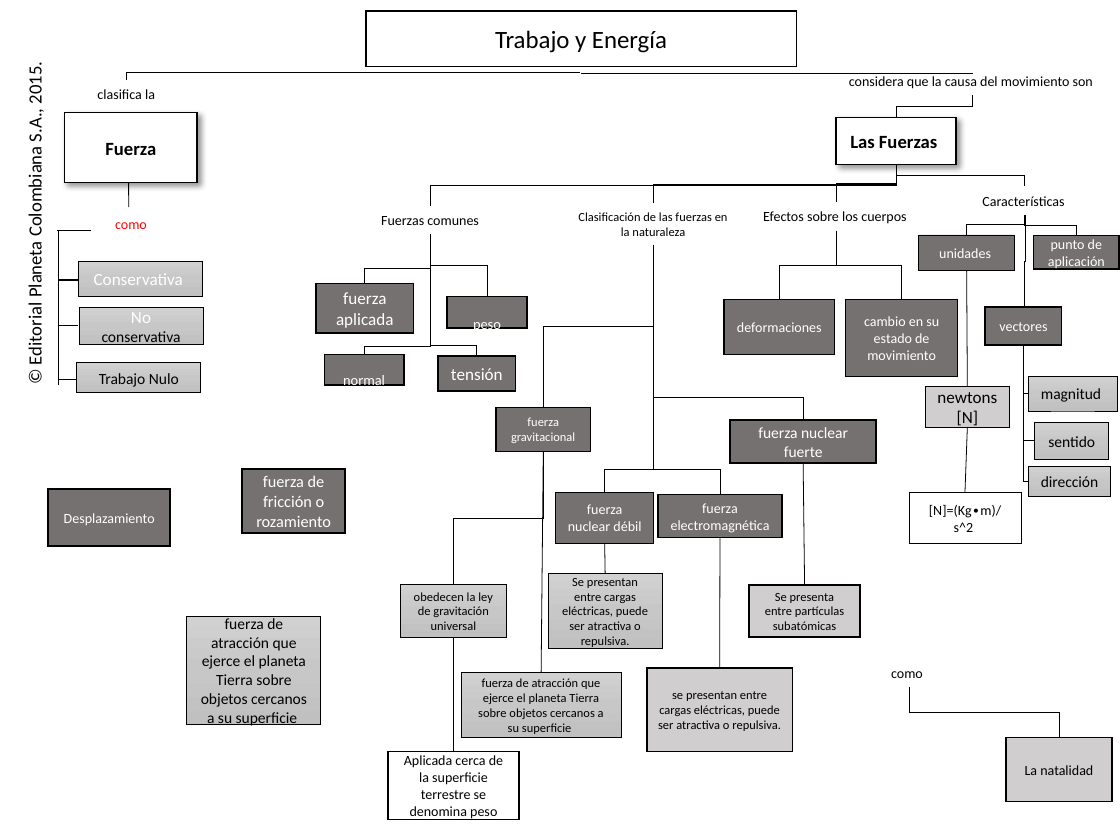
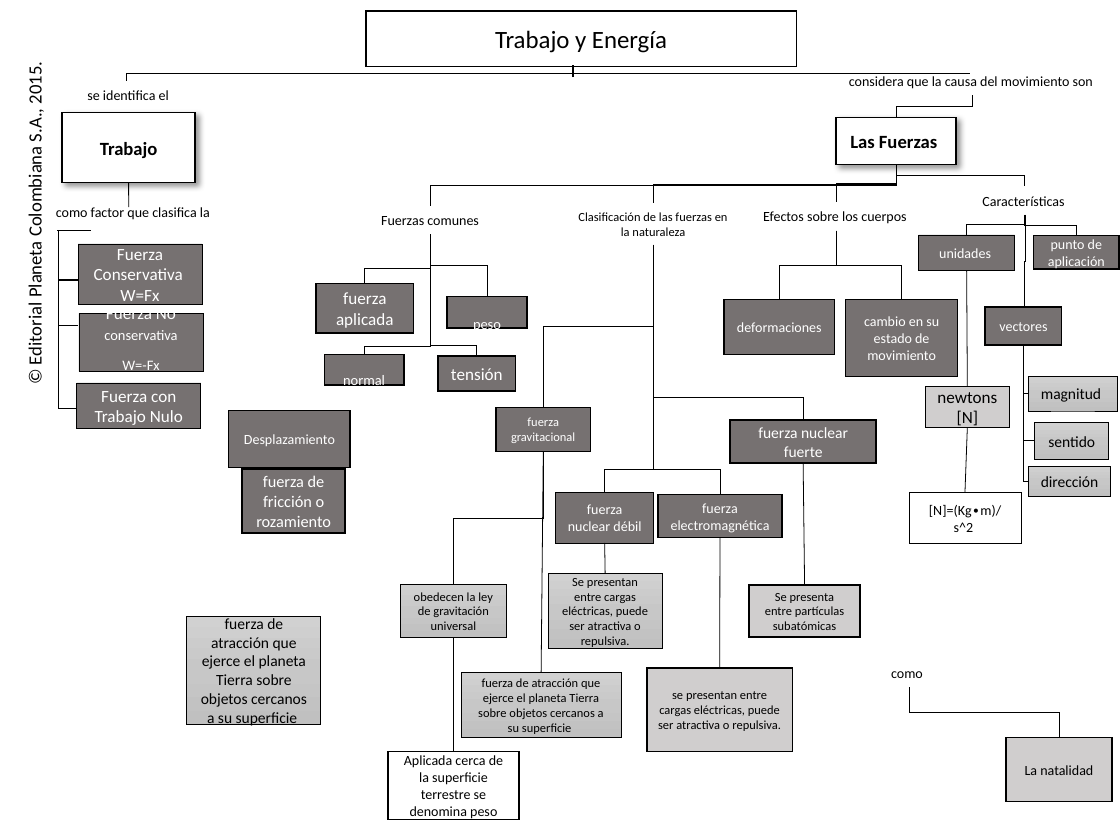
Before and after one commit to AulaPlanetaColombia/CienciasNaturales, a slide deck: slide 1 of fuentes/contenidos/grado10/guion05/CN_10_05_REC280.pptx. Drawn at 1120x840 pixels with LibreOffice and Linux fonts; fonts in the diff are those of the drawing; background and template pictures are left out. Boxes give left, top, right and bottom in pixels: in the first picture for what was removed or moved away, otherwise in the second. Text is boxed around its words. In the diff, an @@ line names an element or a change of style, - is before the commit and + after.

```diff
--- a/fuentes/contenidos/grado10/guion05/CN_10_05_REC280.pptx
+++ b/fuentes/contenidos/grado10/guion05/CN_10_05_REC280.pptx
@@ elbow line (580, 73) - (127, 81): route changed @@
@@ line added from (573, 77) to (573, 65), #000000 1 pt @@
@@ text at [87,90,169,100]: text changed @@
-clasifica la
+se identifica el
@@ text in rectangle at [100,142,158,158]: text changed @@
-Fuerza
+Trabajo
@@ text at [56,205,210,220]: text changed; text colour #FF0000 to #000000 @@
-como
+como factor que clasifica la
@@ elbow line moved from (58, 231) - (58, 385) to (58, 231) - (58, 409) @@
@@ fill gradient #D2D2D2 to #C8C8C8 to #C0C0C0 to #767171 in 3 elements at [77,383,202,429], [78,314,203,372], [78,244,203,305] @@
@@ rectangle "Fuerza": place and size @@
-rectangle "Fuerza" at [78,261,203,296]
+rectangle "Fuerza" at [78,244,203,305]
@@ text in rectangle at [117,249,163,260]: paragraph added @@
+Fuerza
@@ text in rectangle at [120,290,159,306]: paragraph added @@
+W=Fx
@@ rectangle "Fuerza No conservativa": place and size @@
-rectangle "Fuerza No conservativa" at [78,308,203,344]
+rectangle "Fuerza No conservativa" at [78,314,203,372]
@@ text in rectangle at [104,305,177,374]: text changed; size 10 to 16 pt; text colour #000000 to #FFFFFF @@
-No conservativa
+Fuerza No conservativa
+W=-Fx
@@ rectangle "Fuerza con Trabajo Nulo": place and size @@
-rectangle "Fuerza con Trabajo Nulo" at [77,363,202,393]
+rectangle "Fuerza con Trabajo Nulo" at [77,383,202,429]
@@ line moved from (58, 380) - (77, 380) to (58, 409) - (77, 409) @@
@@ text in rectangle at [95,391,183,425]: text changed; size 10 to 11 pt; text colour #000000 to #FFFFFF @@
-Trabajo Nulo
+Fuerza con Trabajo Nulo
@@ rectangle "Desplazamiento": place and size @@
-rectangle "Desplazamiento" at [48,489,170,547]
+rectangle "Desplazamiento" at [228,411,351,468]
```
Also in this commit, not shown: 2 other files.
